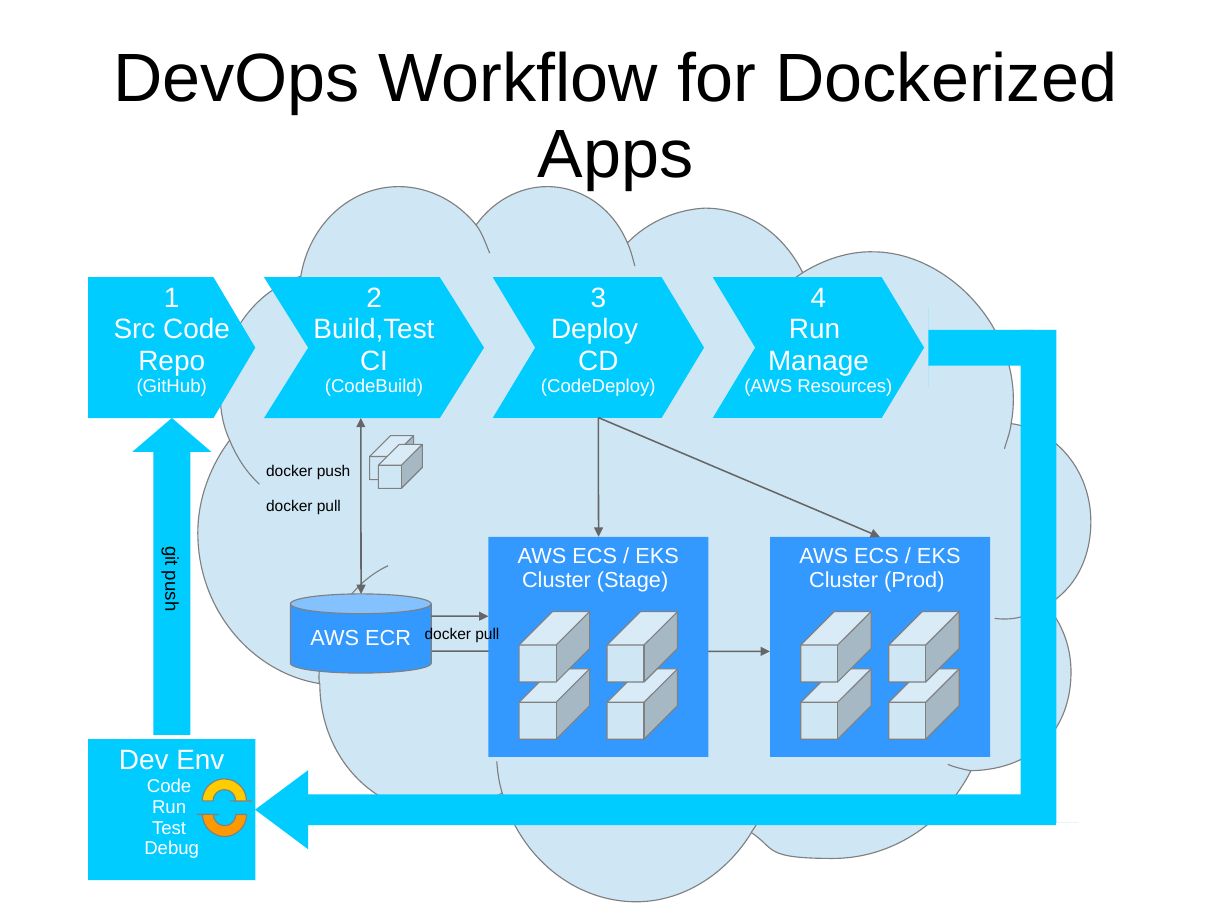
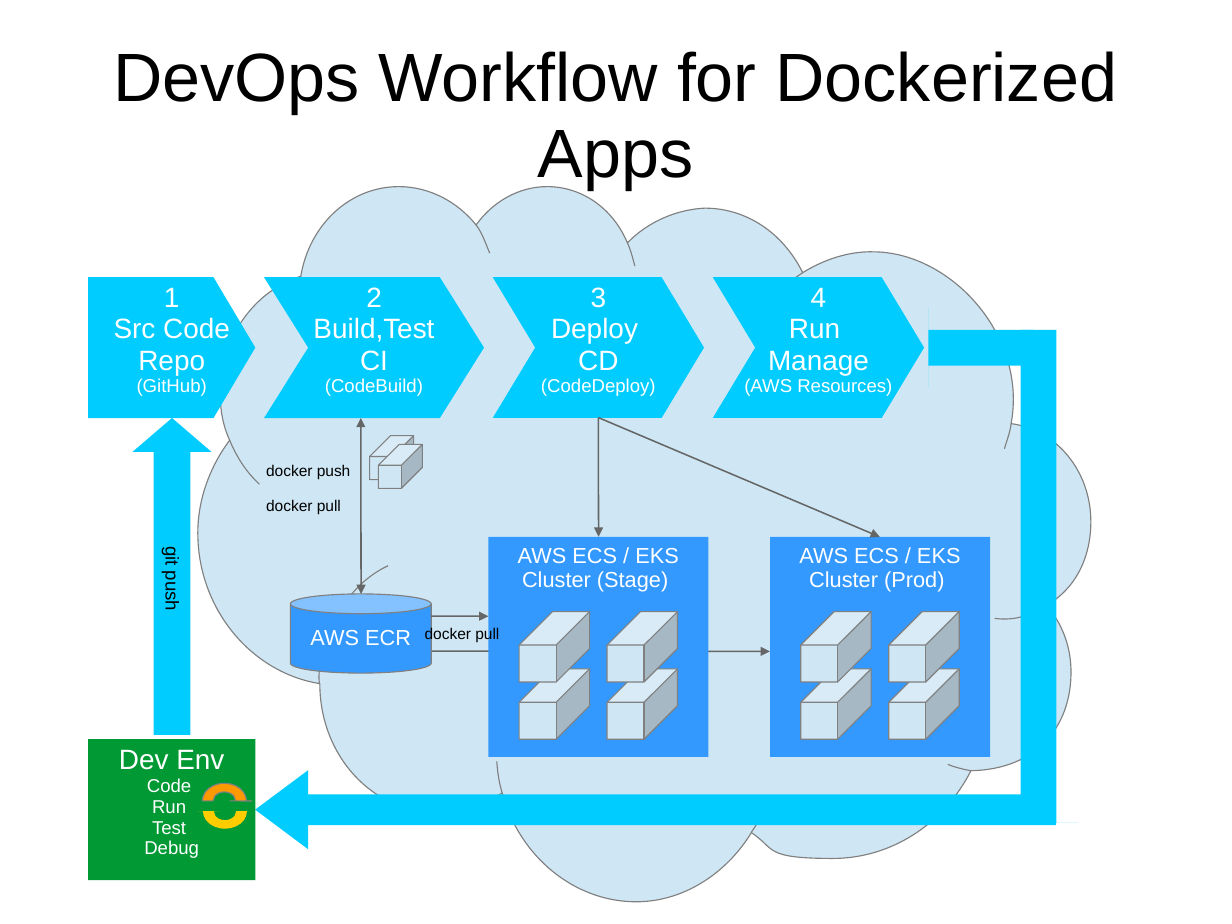
Before and after one commit to silverdonkey/niko-consulting-website, a slide deck: slide 7 of content/en/blog/journey-to-cloud/Untitled 1.ppt. Drawn at 1232x924 pixels with LibreOffice and Linux fonts; fonts in the diff are those of the drawing. Boxes give left, top, right and bottom in pixels: in the first picture for what was removed or moved away, otherwise in the second. Text is boxed around its words. In the diff, an @@ line names an element or a change of style, - is before the commit and + after.

Commit message:
changed colors in diagrams for dev and cloud workflows (devops)

```diff
--- a/content/en/blog/journey-to-cloud/Untitled 1.ppt
+++ b/content/en/blog/journey-to-cloud/Untitled 1.ppt
@@ freeform shape "Dev Env" at [88, 739, 256, 880]: fill #00CCFF to #009933 @@
@@ freeform shape at [202, 784, 246, 818]: rotation 180 to 0 degrees; outline redrawn @@
@@ freeform shape at [203, 794, 247, 828]: outline #808080 0.74 pt to none; rotation 0 to 180 degrees; outline redrawn @@
```
Also in this commit, not shown: 4 other slides changed, 3 other files.
